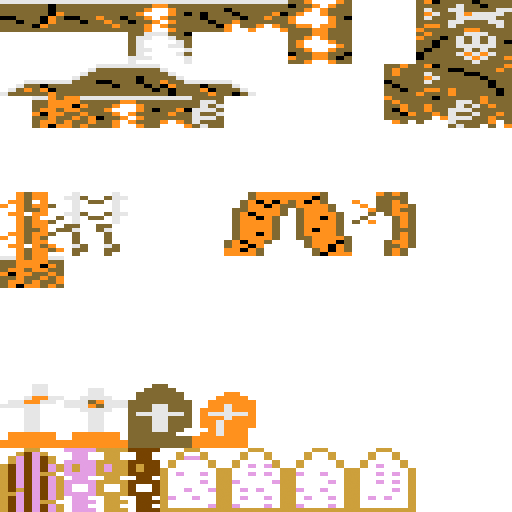
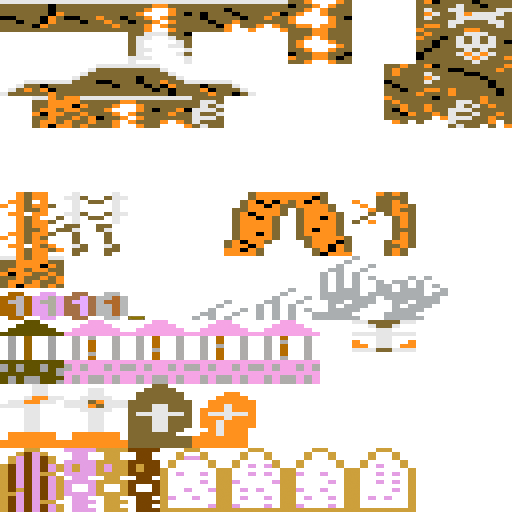
Layer changes from the first 512 x 512 image to the second:
added layer "Ebene 147" in group "Level3" over [384, 320, 416, 352]
added layer "Ebene 146" in group "Level3" over [352, 320, 384, 352]
added layer "Ebene 145" in group "Level3" over [128, 256, 448, 320]
added layer "Ebene 140" in group "Level3" over [0, 292, 32, 320]
added layer "Ebene 139" in group "Level3" over [32, 292, 64, 320]
added layer "Ebene 138" in group "Level3" over [64, 292, 96, 320]
added layer "Ebene 137" in group "Level3" over [96, 292, 128, 320]
added layer "Ebene 136" in group "Level3" over [256, 320, 320, 384]
added layer "Ebene 135" in group "Level3" over [192, 320, 256, 384]
added layer "Ebene 134" in group "Level3" over [128, 320, 192, 384]
added layer "Ebene 133" in group "Level3" over [64, 320, 128, 384]
added layer "Ebene 132" in group "Level3" over [0, 320, 64, 384]
